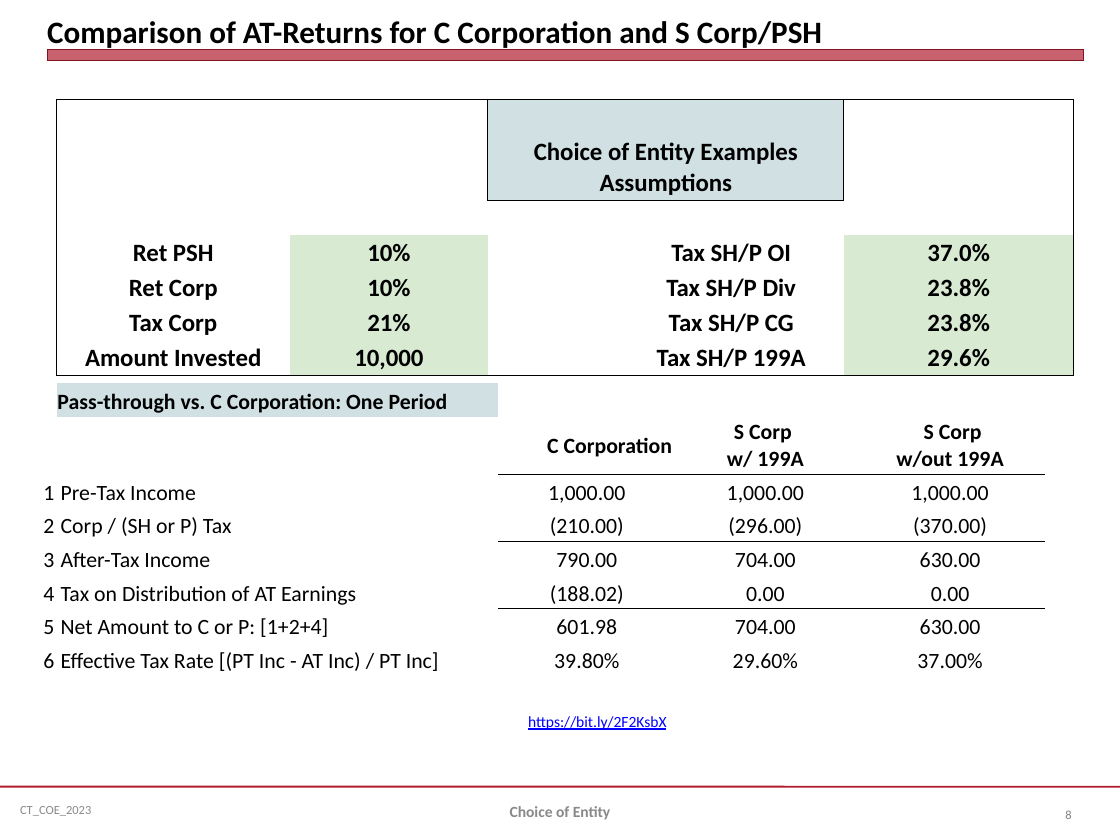
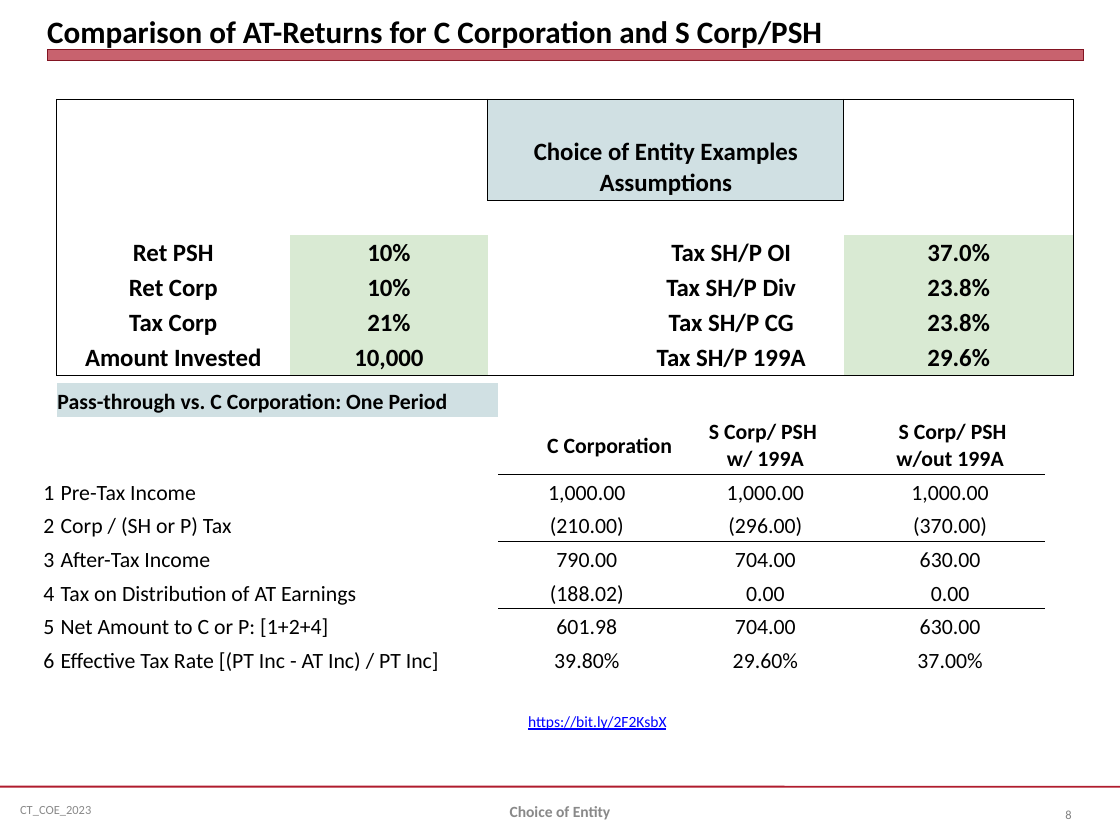
Before and after one commit to jmc877/Corporate-Tax, a slide deck: slide 8 of slides/CT_COE_2023S.pptx. Drawn at 1120x840 pixels with LibreOffice and Linux fonts; fonts in the diff are those of the drawing. Boxes give left, top, right and bottom in pixels: in the first picture for what was removed or moved away, otherwise in the second. Text is boxed around its words. In the diff, an @@ line names an element or a change of style, - is before the commit and + after.

```diff
--- a/slides/CT_COE_2023S.pptx
+++ b/slides/CT_COE_2023S.pptx
@@ table at (19,383,1046,675) @@
-row 2, column 6: S Corp w/ 199A
+row 2, column 6: S Corp/ PSH w/ 199A
-row 2, column 7: S Corp w/out 199A
+row 2, column 7: S Corp/ PSH w/out 199A
```
Also in this commit, not shown: 1 other slide changed, 5 other files.
